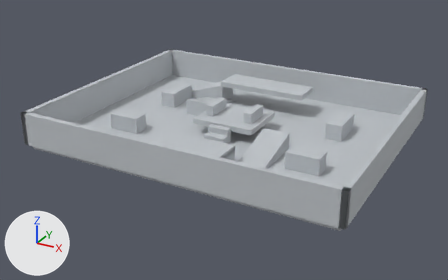
The glTF model client/public/maps/graybox-arena/scene.glb as it was, and as the next commit left it.
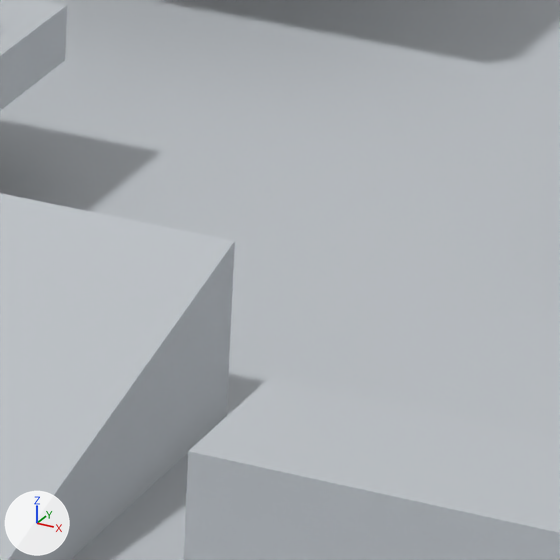
The first picture shows the older version from a 50 mm camera at (50.8, -96.4, 45.7) aimed at (-0.9, -2.4, -1.3). The close-ups show the older and then the newer version on the part from 60% to 71% of the width and 40% to 58% of the height of that picture. Only the edits that show in the close-ups are written down. Lighting does not change. The marker at lower left points along +X, +Y and +Z.

Names of what the first close-up shows: 'Render_CenterPlatform', 'Render_CoverSE', 'Render_EastRamp', 'Render_Floor'.
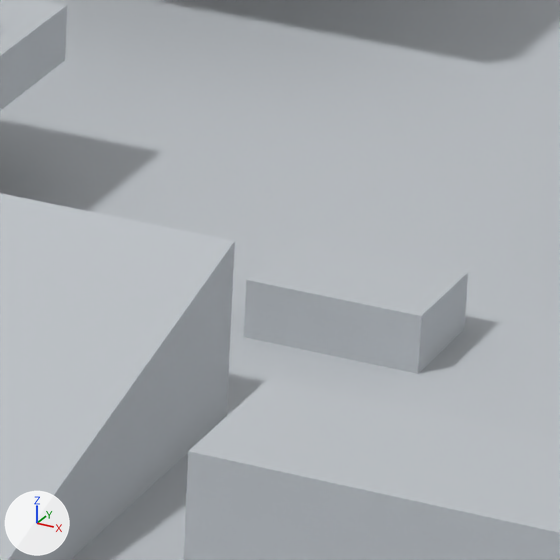
The change, as a list of edits to the scene's bpy script:
```text
Add mat_render_mantleblock_material:
    mat_render_mantleblock_material = principled_material('Render_MantleBlock-material')
    mat_render_mantleblock_material.base_color = (0.52, 0.55, 0.58)  # light grey #bfc4c8
    mat_render_mantleblock_material.roughness = 0.9
Add me_render_mantleblock:
    me_render_mantleblock.from_pydata(...)  # a box spanning x 11.5..14.5, y 0.0..2.0, z 0.0..1.0
    me_render_mantleblock.materials.append(mat_render_mantleblock_material)  # light grey #bfc4c8
Add ob_render_mantleblock:
    ob_render_mantleblock = bpy.data.objects.new('Render_MantleBlock', me_render_mantleblock)
    ob_render_mantleblock.location = (0.0, 0.0, 0.0)
```

Boxes [x1, y1, x2, y2] around the edits, measured in the close-ups (560 x 560 px):
'Render_MantleBlock', added: after [244, 237, 468, 374]
